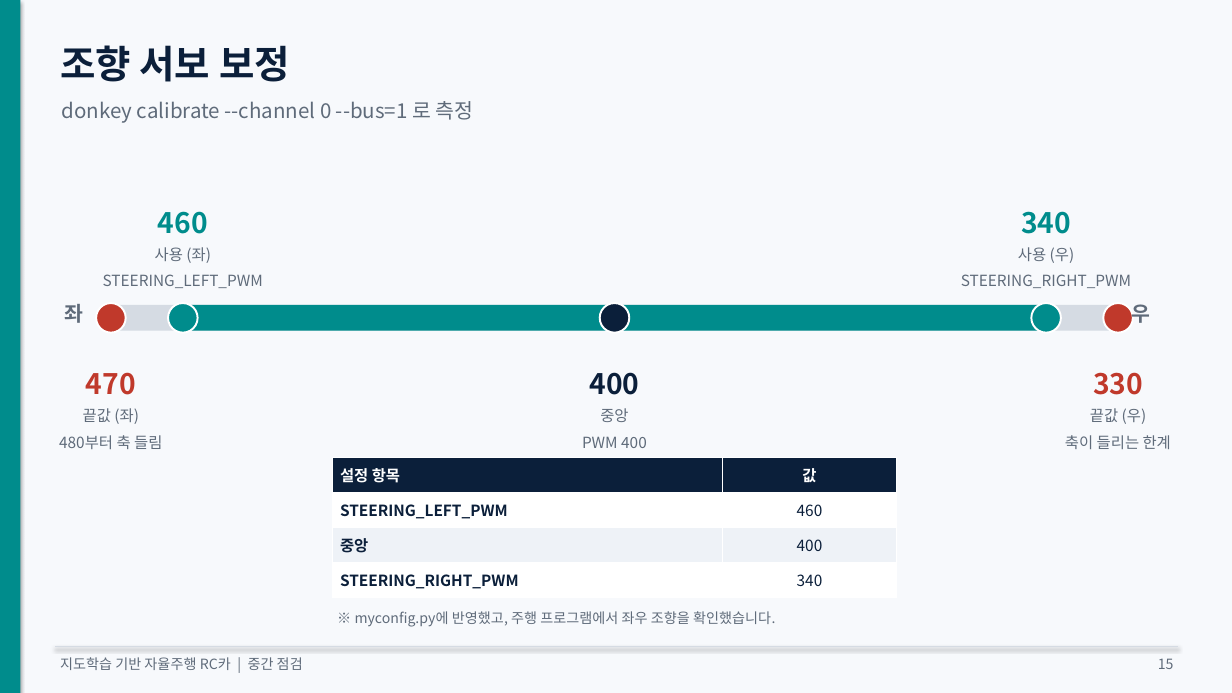
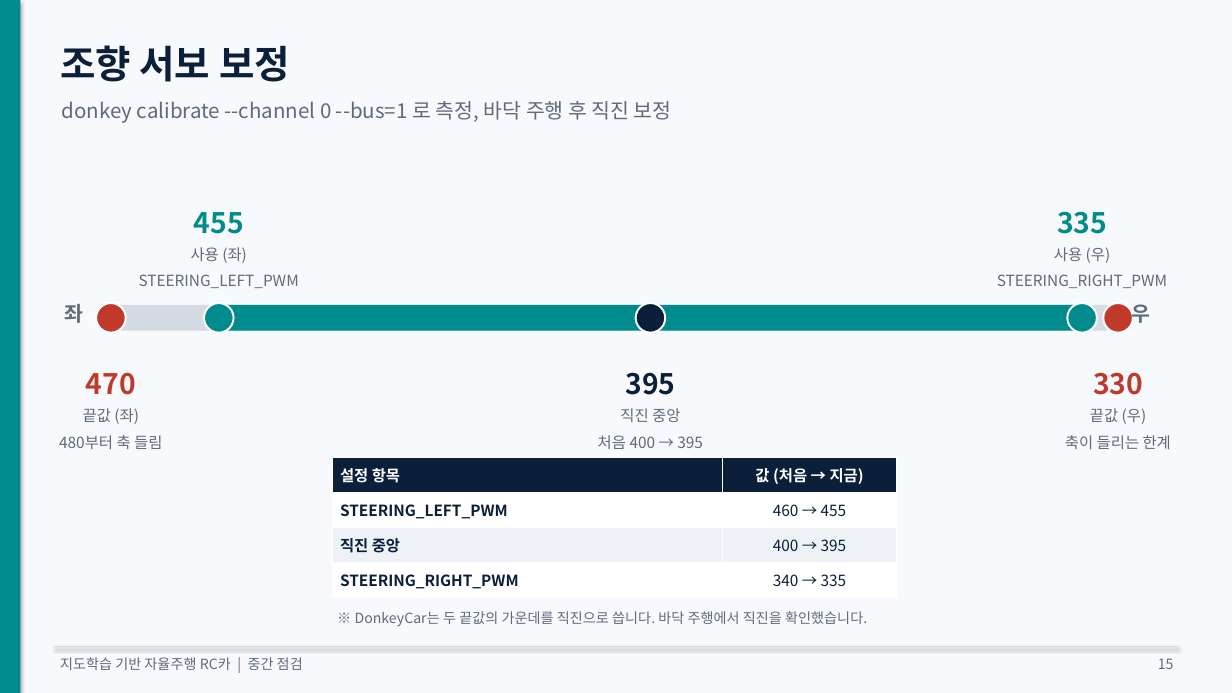
Before and after one commit to KMUTMU/Robot, a slide deck: slide 15 of 중간점검_자율주행RC카.pptx. Drawn at 1232x693 pixels with LibreOffice and Linux fonts; fonts in the diff are those of the drawing. Boxes give left, top, right and bottom in pixels: in the first picture for what was removed or moved away, otherwise in the second. Text is boxed around its words. In the diff, an @@ line names an element or a change of style, - is before the commit and + after.

```diff
--- a/중간점검_자율주행RC카.pptx
+++ b/중간점검_자율주행RC카.pptx
@@ text at (62,101,672,123): text changed @@
-donkey calibrate --channel 0 --bus=1 로 측정
+donkey calibrate --channel 0 --bus=1 로 측정, 바닥 주행 후 직진 보정
@@ text at (194,212,244,234): text changed @@
-460
+455
@@ text at (1057,211,1107,234): text changed @@
-340
+335
@@ 3 ellipses, 2 texts, 1 rectangle: place and size @@
-3 ellipses, 2 texts, 1 rectangle at (103,247,1131,333)
+3 ellipses, 2 texts, 1 rectangle at (139,247,1167,333)
@@ text at (625,372,675,395): text changed @@
-400
+395
@@ text at (598,408,703,449): text changed @@
-중앙
-PWM 400
+직진 중앙
+처음 400 → 395
@@ table at (333,457,897,598) @@
-row 1, column 2: 값
+row 1, column 2: 값 (처음 → 지금)
-row 2, column 2: 460
+row 2, column 2: 460 → 455
-row 3, column 1: 중앙
+row 3, column 1: 직진 중앙
-row 3, column 2: 400
+row 3, column 2: 400 → 395
-row 4, column 2: 340
+row 4, column 2: 340 → 335
@@ text at (355,611,867,626): text changed @@
-※ myconfig.py에 반영했고, 주행 프로그램에서 좌우 조향을 확인했습니다.
+※ DonkeyCar는 두 끝값의 가운데를 직진으로 씁니다. 바닥 주행에서 직진을 확인했습니다.
```
Also in this commit, not shown: 5 other slides changed, 7 other files.
